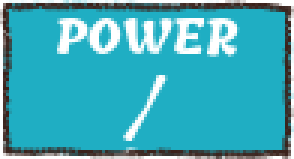
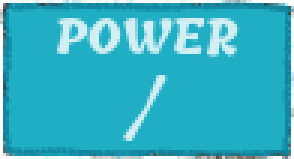
Before/after of a (294, 159) layered artwork. What changed in the layer stack:
"POWER ...": opacity 100% → 80% over [57, 18, 240, 141]
"Layer": blend normal → soft light over [3, 0, 294, 159]
painted on "ui_generator.png" over [3, 0, 294, 159]
